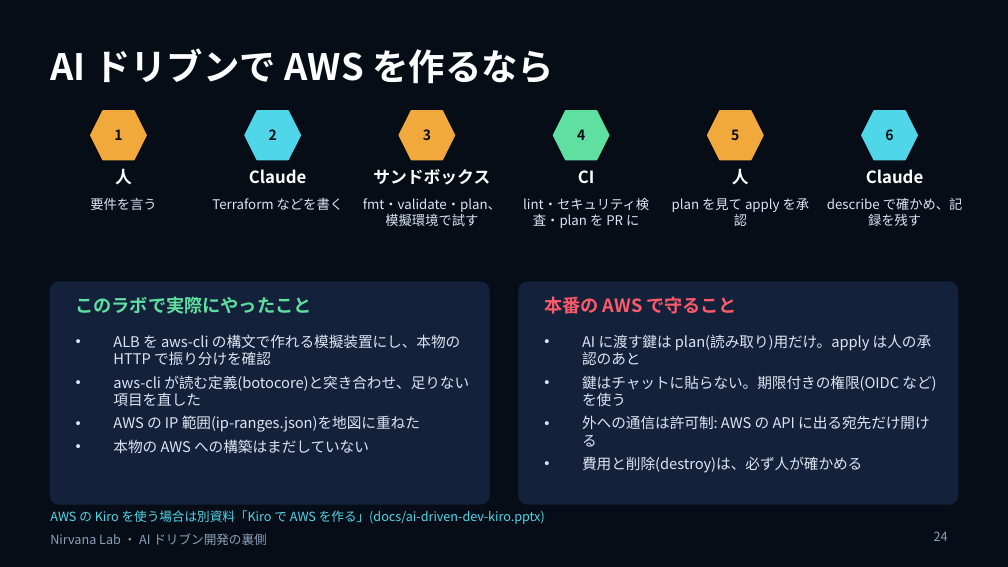
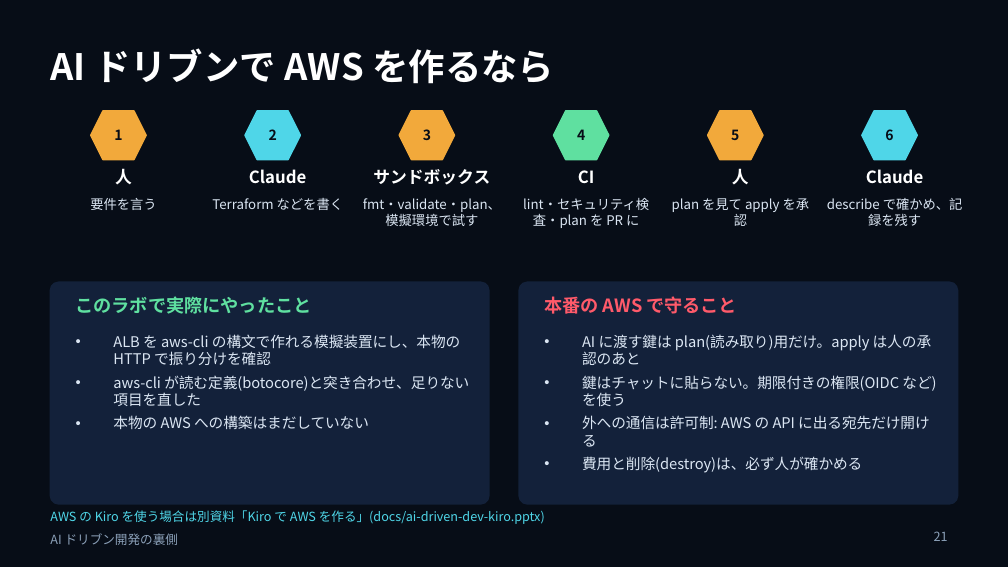
Before and after one commit to w-index-m/nirvana-lab, a slide deck: slide 21 of docs/ai-driven-dev-behind-the-scenes.pptx (slide 24 before the commit). Drawn at 1008x567 pixels with LibreOffice and Linux fonts; fonts in the diff are those of the drawing. Boxes give left, top, right and bottom in pixels: in the first picture for what was removed or moved away, otherwise in the second. Text is boxed around its words. In the diff, an @@ line names an element or a change of style, - is before the commit and + after.

```diff
--- a/docs/ai-driven-dev-behind-the-scenes.pptx
+++ b/docs/ai-driven-dev-behind-the-scenes.pptx
@@ text at (113, 415, 420, 432): paragraph removed @@
-• AWS の IP 範囲(ip-ranges.json)を地図に重ねた
@@ text at (50, 533, 179, 545): text changed @@
-Nirvana Lab ・ AI ドリブン開発の裏側
+AI ドリブン開発の裏側
@@ page number at (934, 531, 948, 541): text changed @@
-24
+21
```
Also in this commit, not shown: 20 other slides changed, 1 slide added, 4 slides removed, 3 other files.
